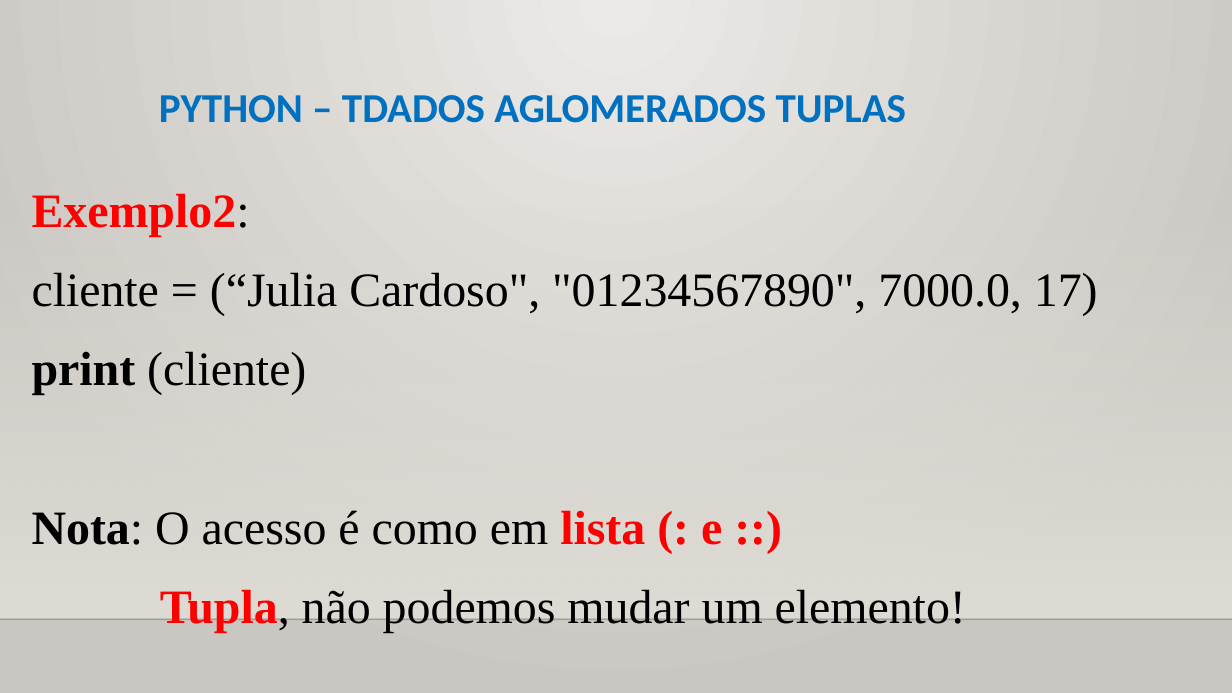
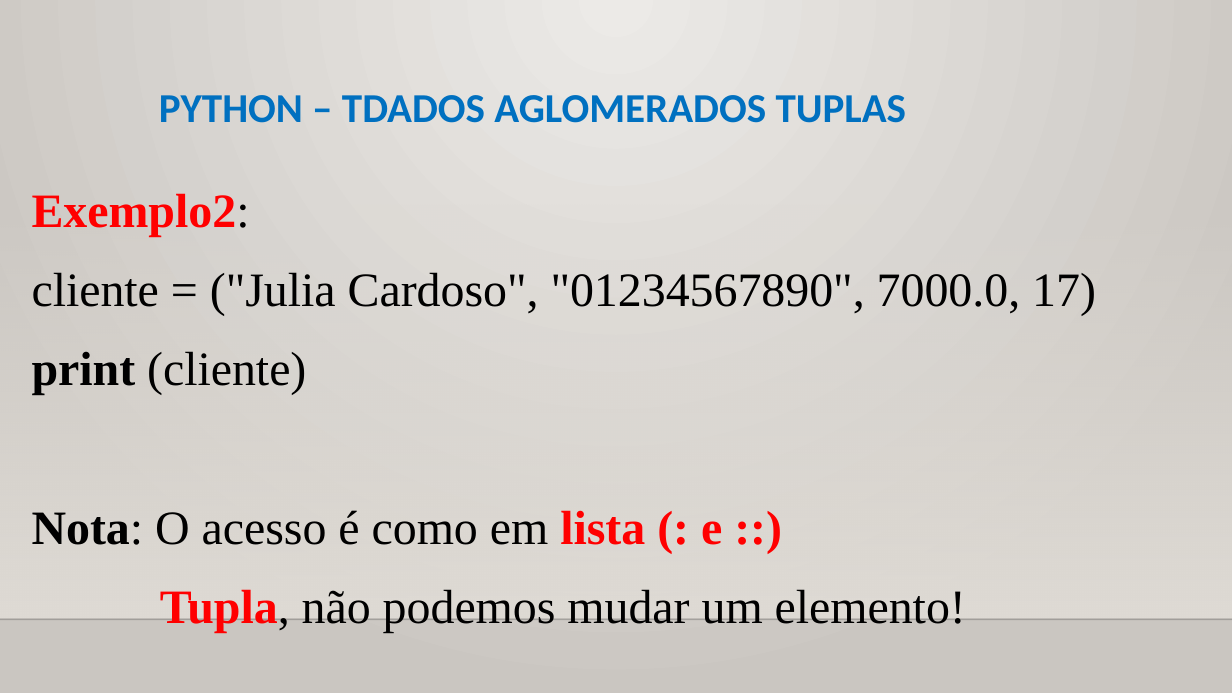
Before and after one commit to CloudEducationBrazil/WydenUniRuyPythonRAD, a slide deck: slide 19 of 01 Classes/Aula 07 RAD Python - Tipos de Dados Aglomerados.pptx. Drawn at 1232x693 pixels with LibreOffice and Linux fonts; fonts in the diff are those of the drawing; background and template pictures are left out. Boxes give left, top, right and bottom in pixels: in the first picture for what was removed or moved away, otherwise in the second. Text is boxed around its words. In the diff, an @@ line names an element or a change of style, - is before the commit and + after.

Commit message:
Python RAD ajustess 25/09/2024 2024.2

```diff
--- a/01 Classes/Aula 07 RAD Python - Tipos de Dados Aglomerados.pptx
+++ b/01 Classes/Aula 07 RAD Python - Tipos de Dados Aglomerados.pptx
@@ text at (32, 272, 1096, 316): text changed @@
-cliente = (“Julia Cardoso", "01234567890", 7000.0, 17)
+cliente = ("Julia Cardoso", "01234567890", 7000.0, 17)
```
Also in this commit, not shown: 3 other slides changed, 2 other files.
